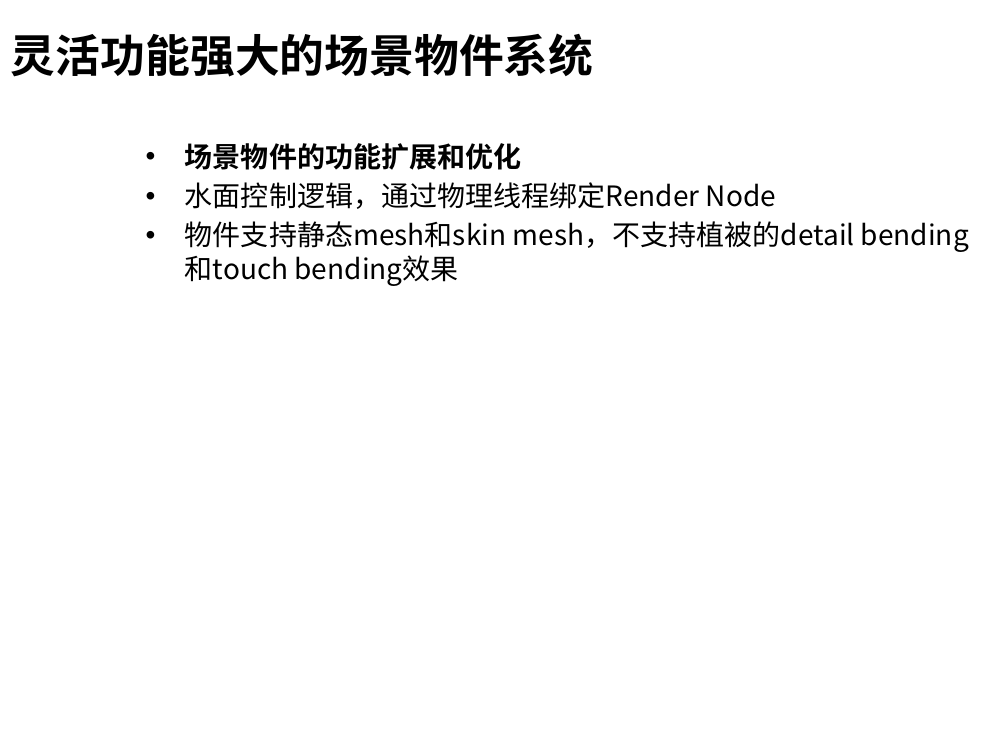
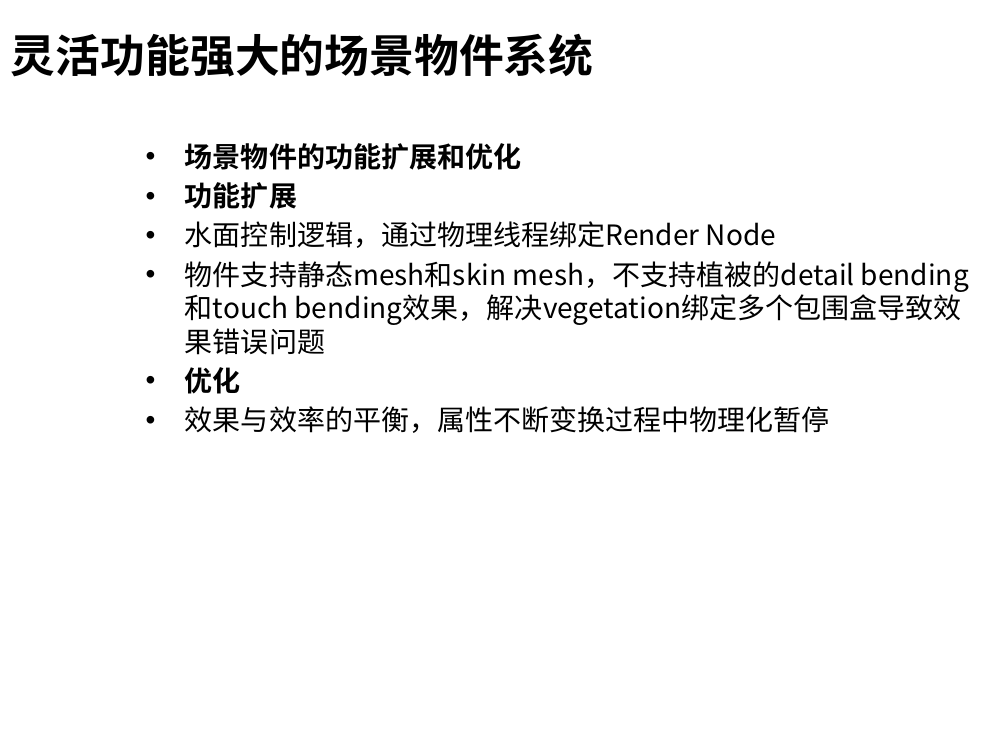
Before and after one commit to henryfung01/StreetFighter, a slide deck: slide 17 of Doc/whitebai.pptx. Drawn at 1008x756 pixels with LibreOffice and Linux fonts; fonts in the diff are those of the drawing; background and template pictures are left out. Boxes give left, top, right and bottom in pixels: in the first picture for what was removed or moved away, otherwise in the second. Text is boxed around its words. In the diff, an @@ line names an element or a change of style, - is before the commit and + after.

```diff
--- a/Doc/whitebai.pptx
+++ b/Doc/whitebai.pptx
@@ text at box(185, 182, 297, 209): paragraph added @@
+  • 功能扩展
@@ text at box(185, 261, 962, 433): text changed @@
-  • 物件支持静态mesh和skin mesh，不支持植被的detail bending和touch bending效果
+  • 物件支持静态mesh和skin mesh，不支持植被的detail bending和touch bending效果，解决vegetation绑定多个包围盒导致效果错误问题
+  • 优化
+  • 效果与效率的平衡，属性不断变换过程中物理化暂停
```
Also in this commit, not shown: 4 other slides changed, 4 slides added, 5 slides removed.
